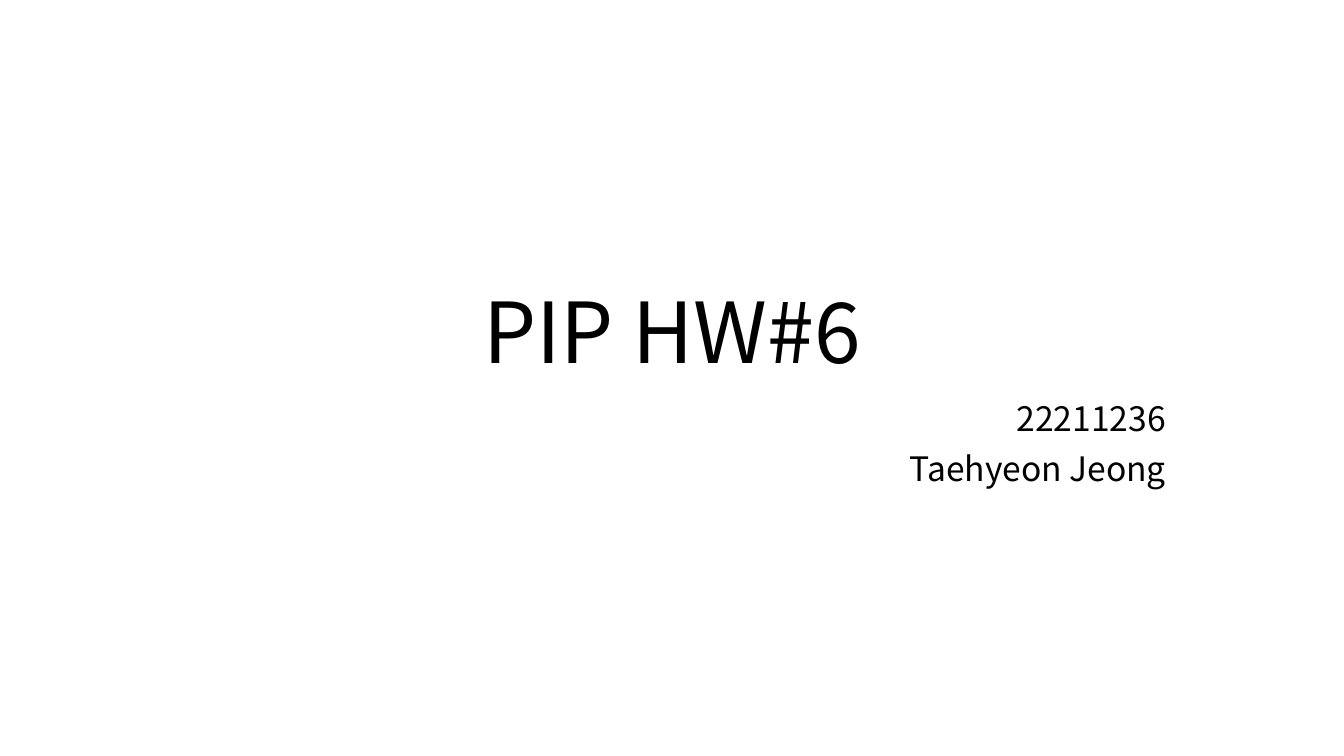
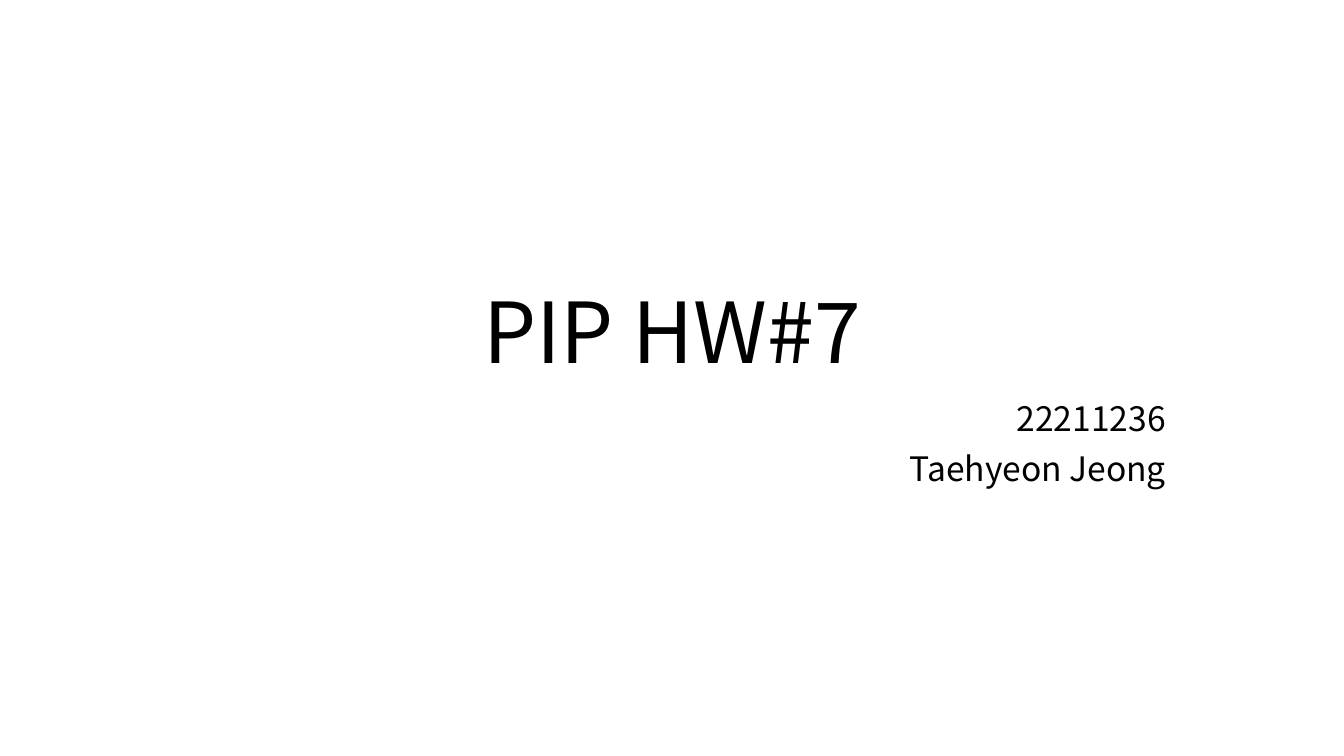
Before and after one commit to Burgunthy/Parallel-Image-Processing, a slide deck: slide 1 of chapter7_SSE_Mean_Filter/sse_Mean_Filter.pptx. Drawn at 1344x756 pixels with LibreOffice and Linux fonts; fonts in the diff are those of the drawing. Boxes give left, top, right and bottom in pixels: in the first picture for what was removed or moved away, otherwise in the second. Text is boxed around its words. In the diff, an @@ line names an element or a change of style, - is before the commit and + after.

```diff
--- a/chapter7_SSE_Mean_Filter/sse_Mean_Filter.pptx
+++ b/chapter7_SSE_Mean_Filter/sse_Mean_Filter.pptx
@@ title at [483,301,861,363]: text changed @@
-PIP HW#6
+PIP HW#7
```
Also in this commit, not shown: 2 other slides changed, 8 slides added, 3 slides removed, 2 other files.
